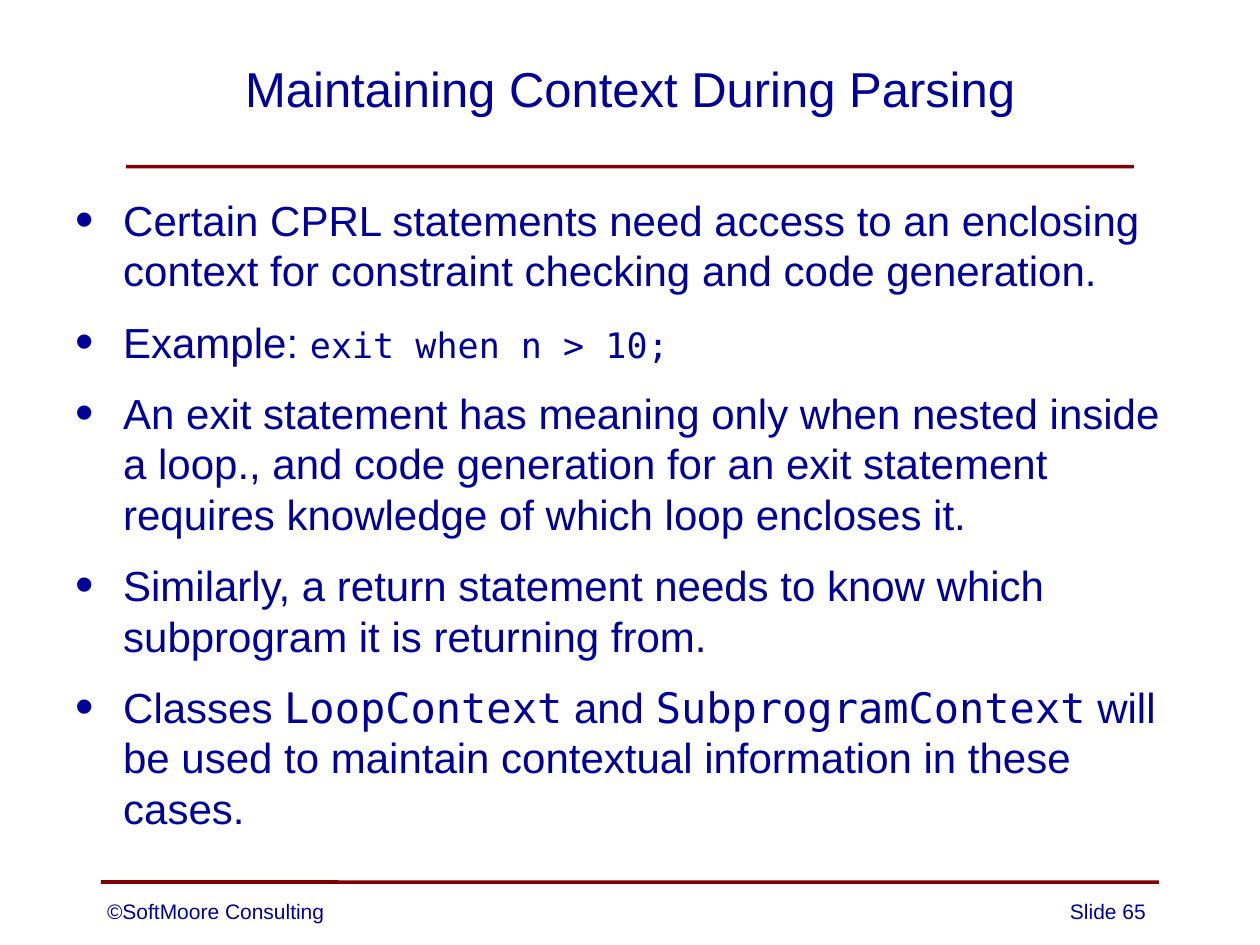
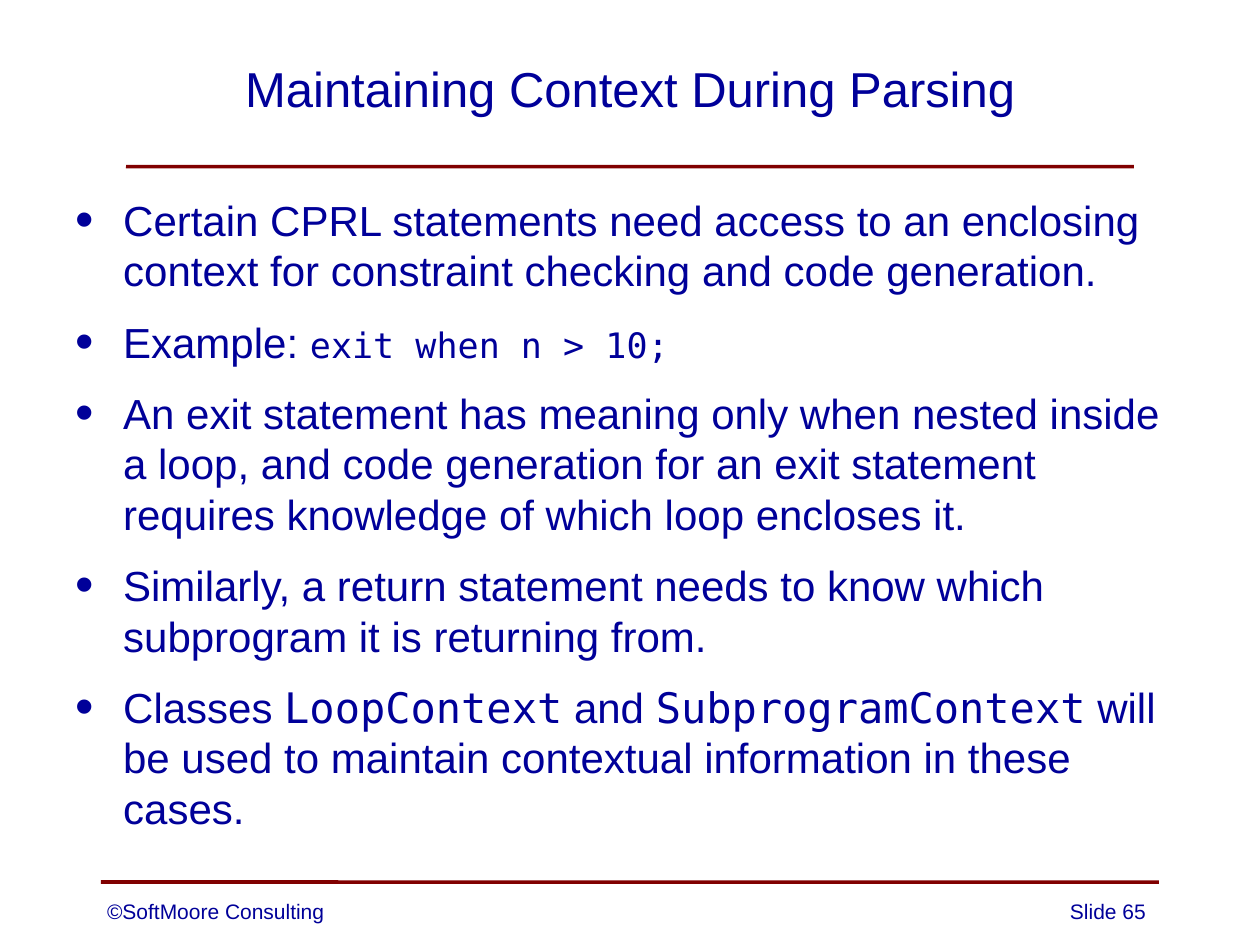
Before and after one commit to SoftMoore/CPRL-Kt-3rd, a slide deck: slide 65 of PowerPoints/08 - Abstract Syntax Trees.pptx. Drawn at 1260x945 pixels with LibreOffice and Linux fonts; fonts in the diff are those of the drawing. Boxes give left, top, right and bottom in pixels: in the first picture for what was removed or moved away, otherwise in the second. Text is boxed around its words. In the diff, an @@ line names an element or a change of style, - is before the commit and + after.

Commit message:
minor correction to one slide

```diff
--- a/PowerPoints/08 - Abstract Syntax Trees.pptx
+++ b/PowerPoints/08 - Abstract Syntax Trees.pptx
@@ text at [123,398,1160,538]: text changed @@
-• An exit statement has meaning only when nested inside a loop., and code generation for an exit statement requires knowledge of which loop encloses it.
+• An exit statement has meaning only when nested inside a loop, and code generation for an exit statement requires knowledge of which loop encloses it.
```
